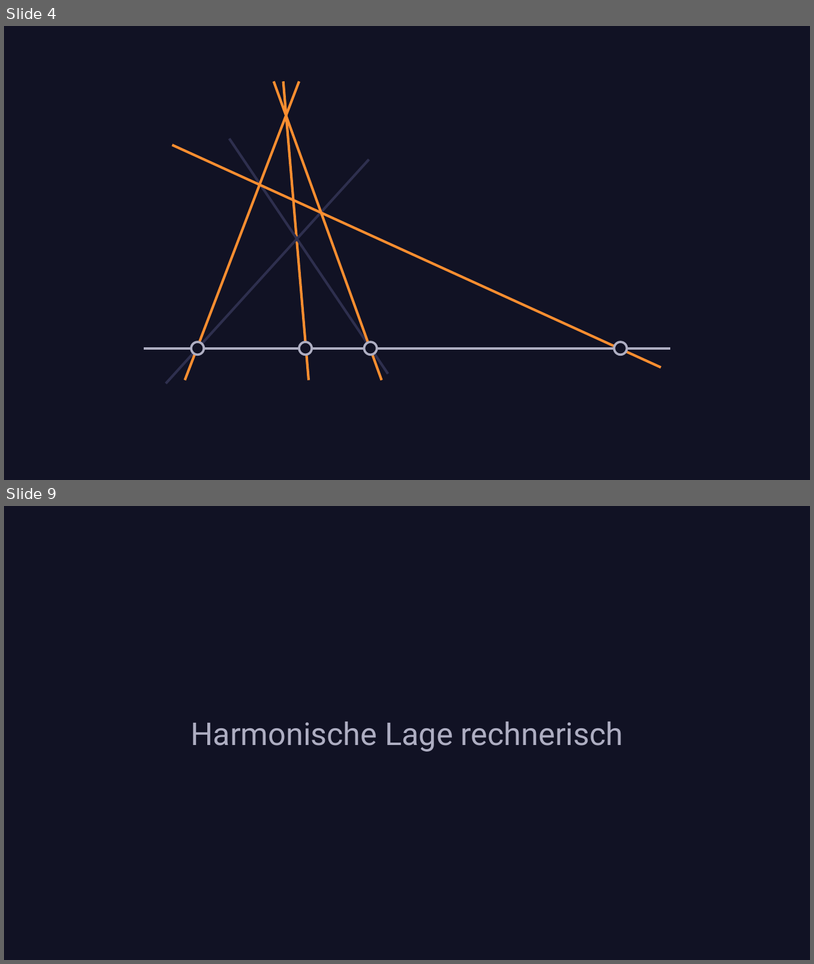
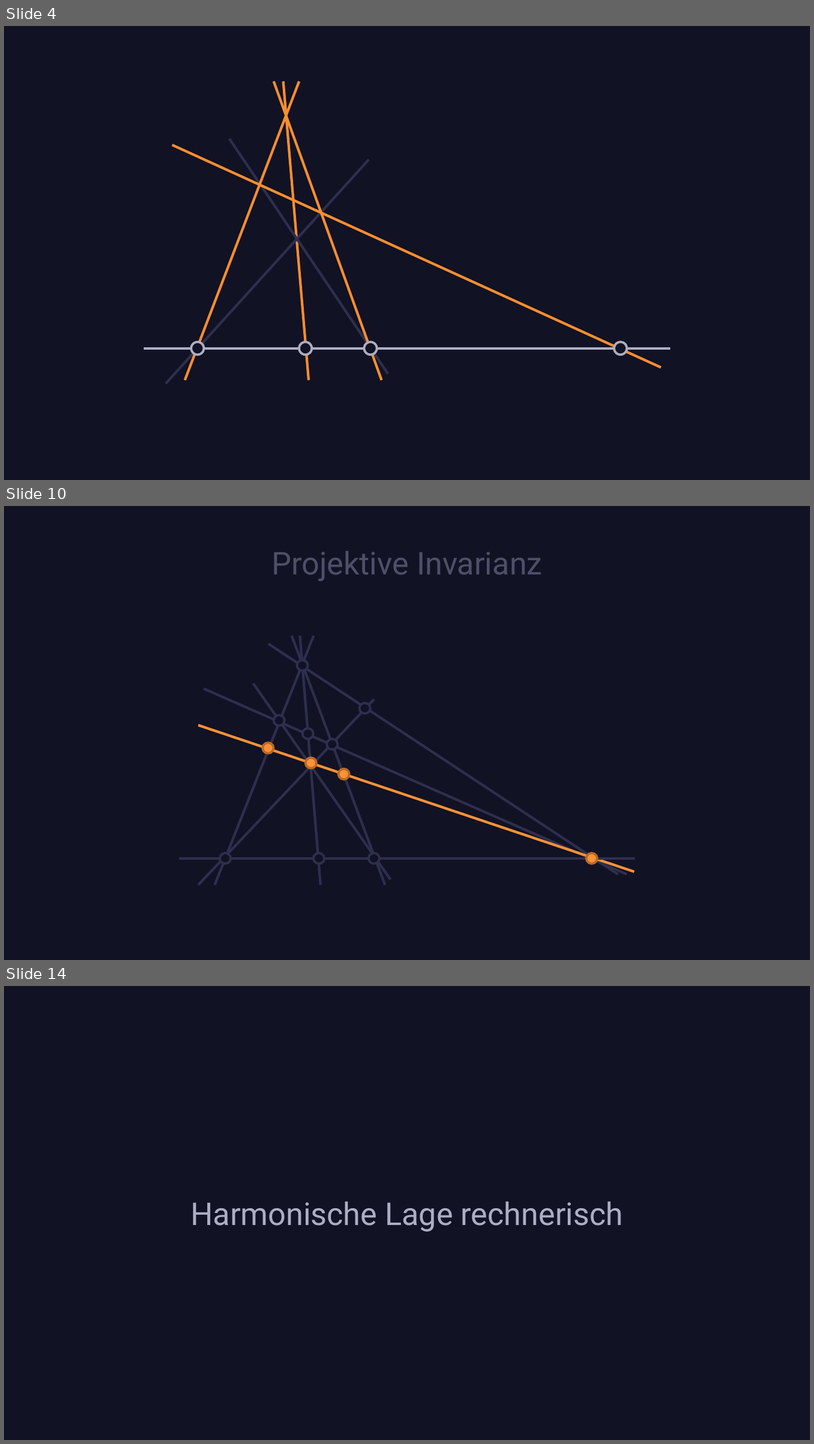
Before and after one commit to nefl1011/Harmonische-Lage, a slide deck: Harmonische Lage.pptx. Shown one above the other, each under a label of ours: slides 4 and 9 before the commit, slides 4, 10 and 14 after it; the slides between them are not shown. The pictures are 814x964 and 814x1444 pixels, drawn with LibreOffice and Linux fonts; fonts in the diff are those of the drawing. Boxes give left, top, right and bottom in pixels: in the first picture for what was removed or moved away, otherwise in the second. Text is boxed around its words. In the diff, an @@ line names an element or a change of style, - is before the commit and + after.

```diff
--- a/Harmonische Lage.pptx
+++ b/Harmonische Lage.pptx
@@ slide 10 added at (4,506,810,960), background #111224 @@
@@ title added at (272,551,543,581), 28 pt, text #4F4F69 @@
+Projektive Invarianz
@@ line added from (314, 636) to (215, 884), #2E2F4E 2.25 pt @@
@@ line added from (269, 644) to (618, 874), #2E2F4E 2.25 pt @@
@@ line added from (292, 636) to (386, 884), #2E2F4E 2.25 pt @@
@@ line added from (300, 636) to (321, 884), #2E2F4E 2.25 pt @@
@@ ellipse added at (297,660,308,670), fill #111224, outline #2E2F4E 2 pt @@
@@ line added from (253, 684) to (391, 879), #2E2F4E 2.25 pt @@
@@ line added from (374, 700) to (198, 884), #2E2F4E 2.25 pt @@
@@ line added from (204, 688) to (627, 874), #2E2F4E 2.25 pt @@
@@ ellipse added at (360,703,371,713), fill #111224, outline #2E2F4E 2 pt @@
@@ ellipse added at (273,715,285,726), fill #111224, outline #2E2F4E 2 pt @@
@@ line added from (198, 726) to (635, 871), #FB9237 2.25 pt @@
@@ ellipse added at (302,728,314,738), fill #111224, outline #2E2F4E 2 pt @@
@@ ellipse added at (327,739,338,750), fill #111224, outline #2E2F4E 2 pt @@
@@ ellipse added at (263,742,274,753), fill #FB9237, outline #B96A26 2 pt @@
@@ ellipse added at (306,757,317,768), fill #FB9237, outline #B96A26 2 pt @@
@@ ellipse added at (339,769,350,780), fill #FB9237, outline #B96A26 2 pt @@
@@ line added from (179, 858) to (635, 858), #2E2F4E 2 pt @@
@@ ellipse added at (220,853,231,863), fill #111224, outline #2E2F4E 2 pt @@
@@ ellipse added at (314,853,325,863), fill #111224, outline #2E2F4E 2 pt @@
@@ ellipse added at (368,853,380,863), fill #111224, outline #2E2F4E 2 pt @@
@@ ellipse added at (586,853,597,863), fill #FB9237, outline #B96A26 2 pt @@
@@ what was slide 9 is now slide 14 @@
```
Also in this commit, not shown: 10 slides changed, 6 other slides added.
